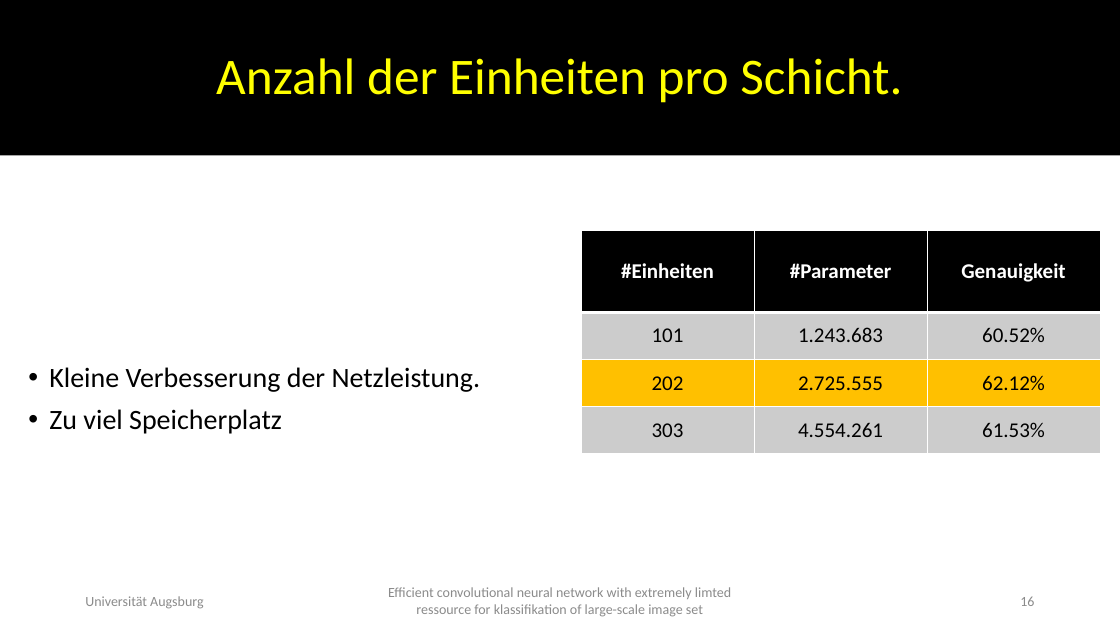
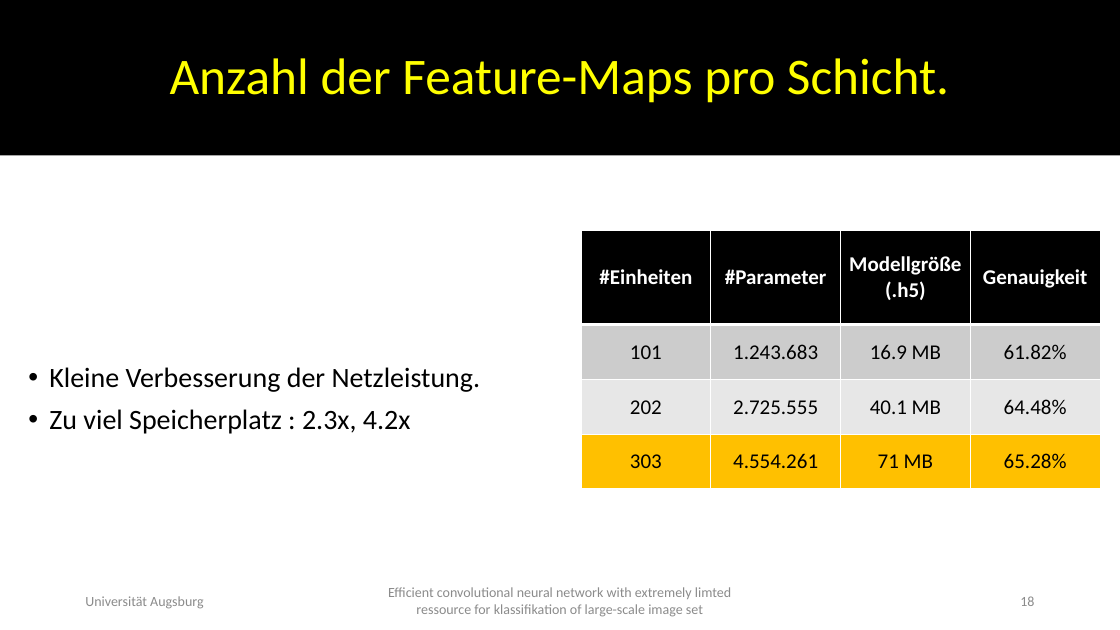
Before and after one commit to TEMKENG/Programme, a slide deck: slide 18 of bachelorarbeit-vorlage/Efficient convolutional neural network with extremely limted ressource.pptx (slide 16 before the commit). Drawn at 1120x630 pixels with LibreOffice and Linux fonts; fonts in the diff are those of the drawing. Boxes give left, top, right and bottom in pixels: in the first picture for what was removed or moved away, otherwise in the second. Text is boxed around its words. In the diff, an @@ line names an element or a change of style, - is before the commit and + after.

```diff
--- a/bachelorarbeit-vorlage/Efficient convolutional neural network with extremely limted ressource.pptx
+++ b/bachelorarbeit-vorlage/Efficient convolutional neural network with extremely limted ressource.pptx
@@ title at [170,58,949,103]: text changed @@
-Anzahl der Einheiten pro Schicht.
+Anzahl der Feature-Maps pro Schicht.
@@ table at [581,230,1099,489] @@
-column 3: Genauigkeit | 60.52% | 62.12% | 61.53%
+column 3: Modellgröße / (.h5) | 16.9 MB | 40.1 MB | 71 MB
+column 4: Genauigkeit | 61.82% | 64.48% | 65.28%
@@ text at [49,409,411,434]: text changed @@
-• Zu viel Speicherplatz
+• Zu viel Speicherplatz : 2.3x, 4.2x
```
Also in this commit, not shown: 11 other slides changed, 4 slides added, 11 other files.
